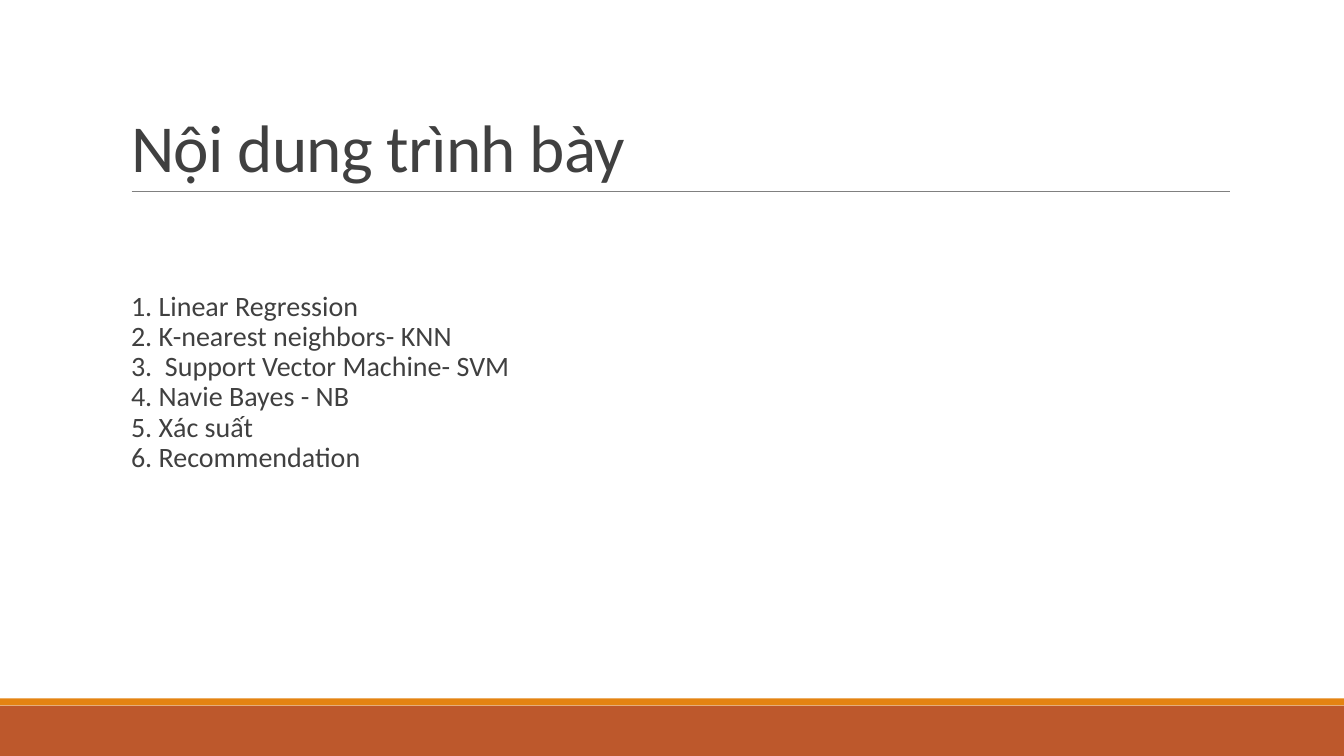
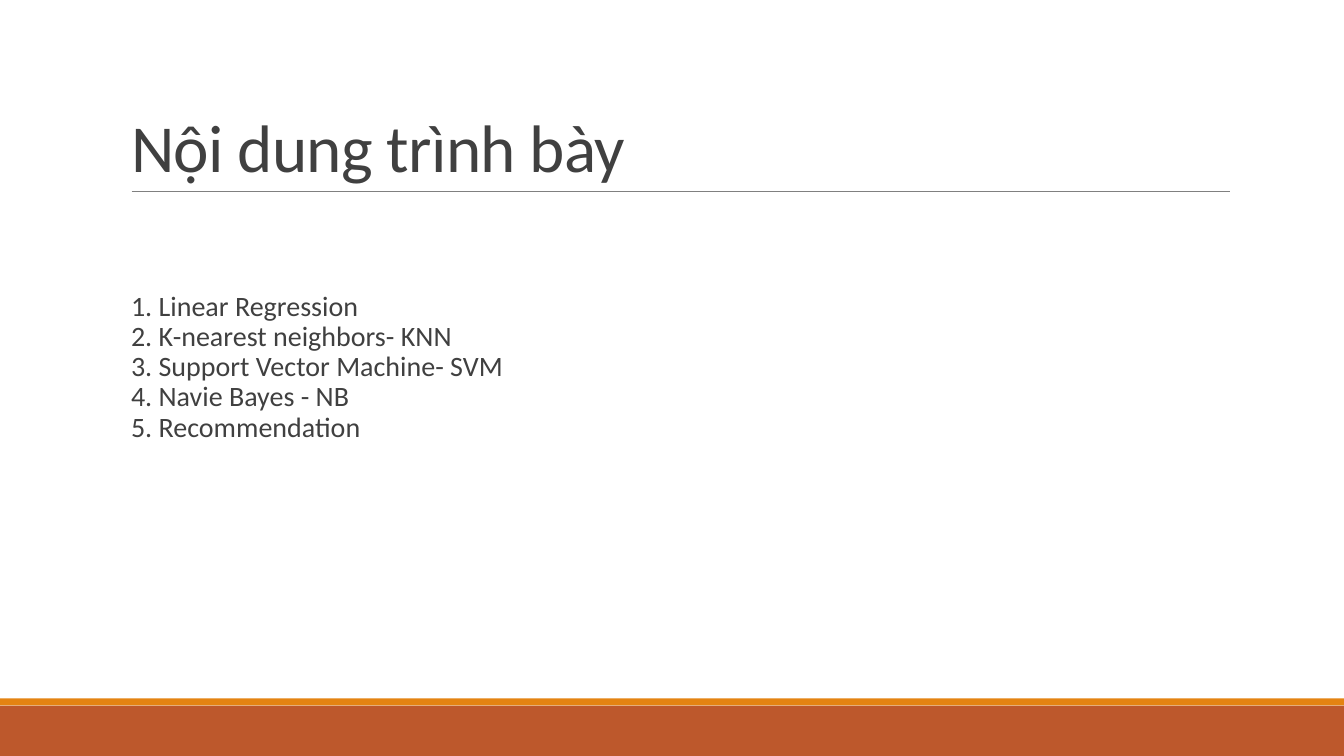
Before and after one commit to ManhND27/Training_VMO_TwoMonth, a slide deck: slide 2 of day10+day11/final-report.pptx. Drawn at 1344x756 pixels with LibreOffice and Linux fonts; fonts in the diff are those of the drawing. Boxes give left, top, right and bottom in pixels: in the first picture for what was removed or moved away, otherwise in the second. Text is boxed around its words. In the diff, an @@ line names an element or a change of style, - is before the commit and + after.

```diff
--- a/day10+day11/final-report.pptx
+++ b/day10+day11/final-report.pptx
@@ text at bbox=[131, 296, 503, 437]: text changed @@
-  1. Linear Regression
-  2. K-nearest neighbors- KNN
-  3. Support Vector Machine- SVM
-  4. Navie Bayes - NB
-  5. Xác suất
-  6. Recommendation
+  1. Linear Regression
+  2. K-nearest neighbors- KNN
+  3. Support Vector Machine- SVM
+  4. Navie Bayes - NB
+  5. Recommendation
```
Also in this commit, not shown: 4 other slides changed, 3 slides added, 54 other files.
